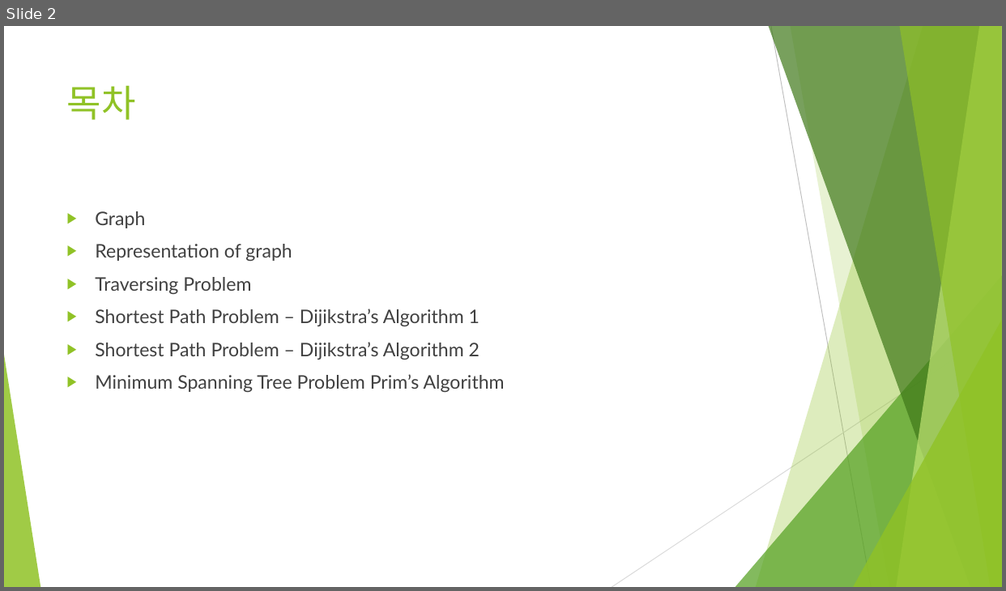
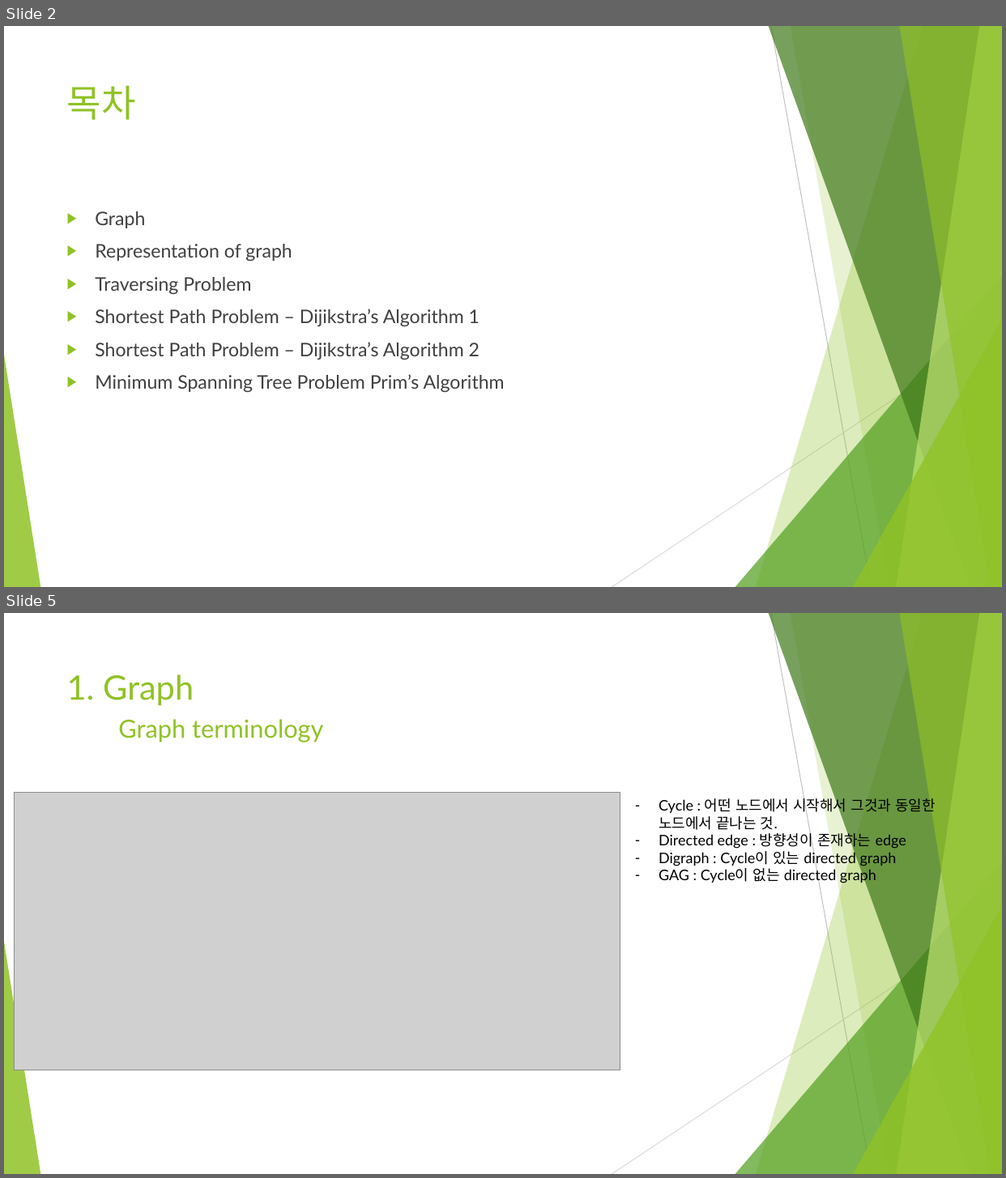
Before and after one commit to Heechul90/Data_Structure_and_Algorithms, a slide deck: 2. Non-Linear Structure, Optimiztion,and Algorithm/5/5. DataStructure & Algorithm 2.pptx. Shown one above the other, each under a label of ours: slide 2 before the commit, slides 2 and 5 after it; the slides between them are not shown. The pictures are 1006x591 and 1006x1178 pixels, drawn with LibreOffice and Linux fonts; fonts in the diff are those of the drawing; grey boxes stand for pictures. Boxes give left, top, right and bottom in pixels: in the first picture for what was removed or moved away, otherwise in the second. Text is boxed around its words. In the diff, an @@ line names an element or a change of style, - is before the commit and + after.

Commit message:
Graph

```diff
--- a/2. Non-Linear Structure, Optimiztion,and Algorithm/5/5. DataStructure & Algorithm 2.pptx
+++ b/2. Non-Linear Structure, Optimiztion,and Algorithm/5/5. DataStructure & Algorithm 2.pptx
@@ slide 5 added at [4, 613, 1002, 1174], background #FFFFFF; not listed: 10 template elements that a slide beside it also shows @@
@@ title added at [67, 675, 194, 705], 32.4 pt, text #90C226 @@
+1. Graph
@@ text added at [118, 719, 323, 743], 24 pt, text #90C226 @@
+Graph terminology
@@ picture added at [15, 793, 620, 1070] @@
@@ text added at [658, 796, 936, 884], 14 pt, text #000000 @@
+– Cycle : 어떤 노드에서 시작해서 그것과 동일한 노드에서 끝나는 것.
+– Directed edge : 방향성이 존재하는 edge
+– Digraph : Cycle이 있는 directed graph
+– GAG : Cycle이 없는 directed graph
```
Also in this commit, not shown: 1 slide changed, 8 other slides added, 1 slide removed.
